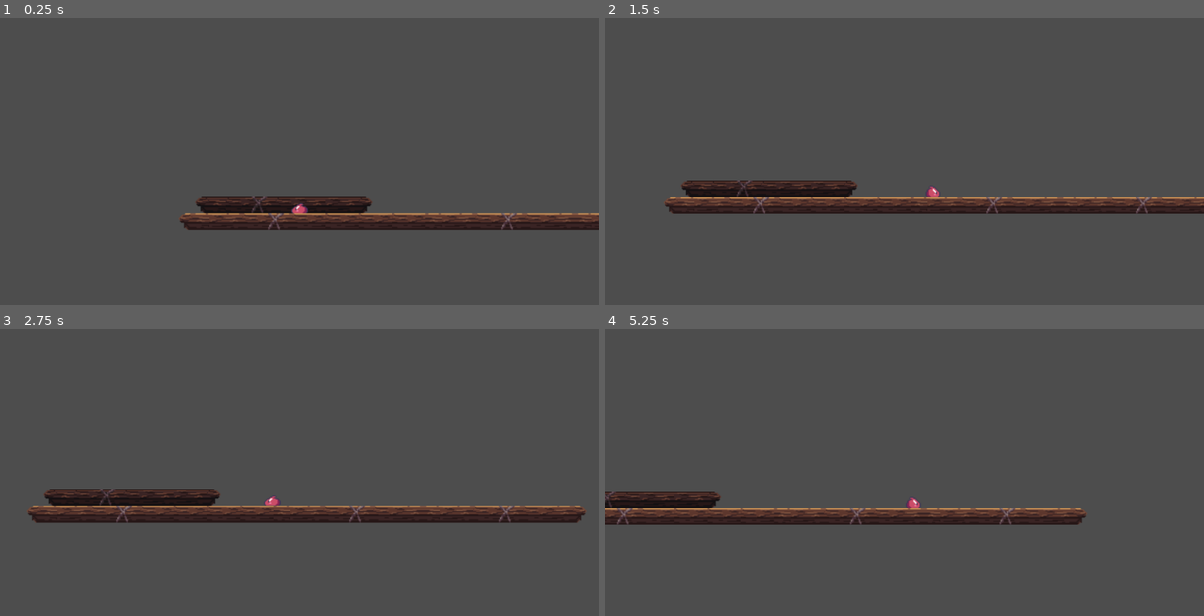
Above: before the commit, frames 1-4 (two rows, left to right).
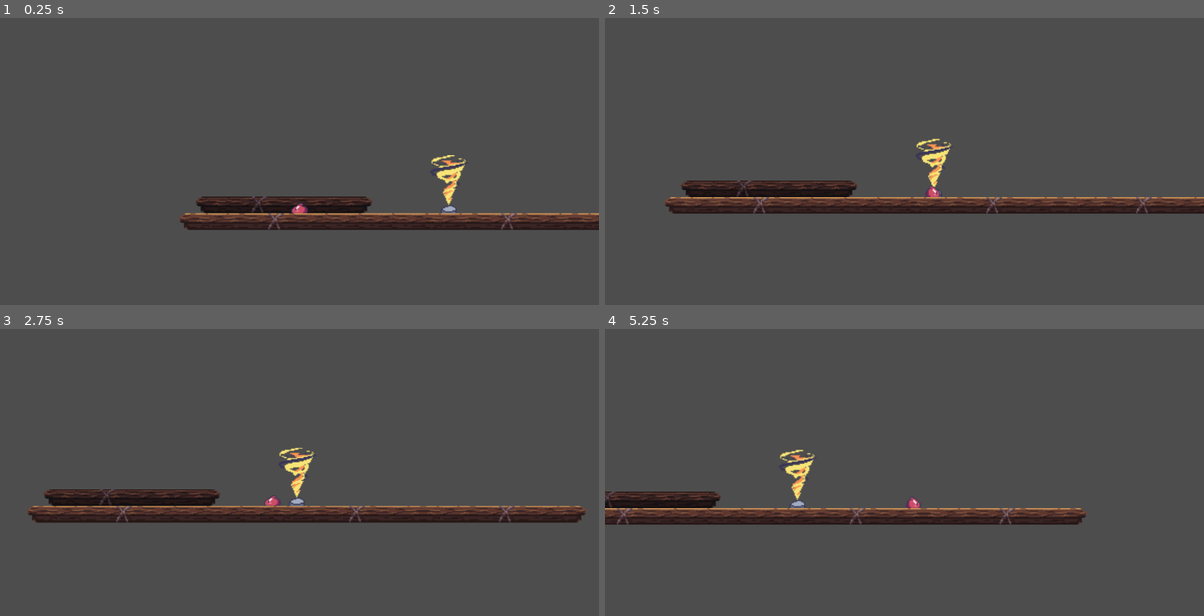
Above: after the commit, the same moments.

Repository: JosephBapt/proyecto-programacion-2
Game: Godot game, scene res://scenes/maps/map1/map1.tscn
Same seed, same stepped clock (60 frames per second), same inputs: the game is played once before the commit and once after it.
Inputs:
- Up to frame 1 (0.25 s): no input
- Up to frame 2 (1.5 s): tap Enter (ui_accept) at 0.5, 0.6, 1.35 s; hold Right (ui_right) from 0.53 s (still down); tap Up (move_jump) at 0.77 s
- Up to frame 3 (2.75 s): tap Up (move_jump) at 1.52 s; release Right (ui_right) at 2.03 s; hold Left (ui_left) from 2.03 s (still down); tap Enter (ui_accept) at 2.1 s
- Up to frame 4 (5.25 s): release Left (ui_left) at 2.78 s; hold Right (ui_right) 2.78-4.28 s; tap Enter (ui_accept) every 0.75 s from 2.85 to 5.1 s; tap Up (move_jump) at 3.02, 3.77, 4.52 s; hold Left (ui_left) 4.28-5.03 s; hold Right (ui_right) from 5.03 s (still down)

The runs differ from the first frame. In frame 1, 0.4% of the frame differs, in the area x 71-78%, y 47-69%; in frame 2, 0.4%; in frame 3, 0.4%; in frame 4, 0.5%, in the area x 29-36%, y 42-63%.

Commit message:
Añadido marca de victoria y su animacion

Diff:
--- a/project.godot
+++ b/project.godot
@@ -19,8 +19,7 @@
 
 folder_colors={
 "res://assets/": "green",
-"res://scenes/": "red",
-"res://scenes/tests/": "purple"
+"res://scenes/": "red"
 }
 
 [input]
--- a/scenes/characters/main/main_character.gd
+++ b/scenes/characters/main/main_character.gd
@@ -5,9 +5,14 @@
 
 @onready var sprite = $Sprite2D
 @onready var animation = $AnimationPlayer
+@onready var win_altar = $"../WinAltar"
+
+var end = 0
 
 func _physics_process(delta: float) -> void:
 	handle_movement(delta)
+	if end == 1:
+		queue_free()
 	move_and_slide()
 
 func handle_movement(delta: float) -> void:
--- a/scenes/characters/main/main_character_blue.tscn
+++ b/scenes/characters/main/main_character_blue.tscn
@@ -59,7 +59,6 @@
 size = Vector2(20, 10)
 
 [node name="main_character" type="CharacterBody2D"]
-position = Vector2(60, 22)
 script = ExtResource("1_m83o1")
 metadata/_edit_group_ = true
 
@@ -80,3 +79,9 @@
 [node name="Camera2D" type="Camera2D" parent="."]
 zoom = Vector2(2, 2)
 position_smoothing_enabled = true
+
+[node name="Area2D" type="Area2D" parent="."]
+
+[node name="CollisionShape2D2" type="CollisionShape2D" parent="Area2D"]
+position = Vector2(0, 3)
+shape = SubResource("RectangleShape2D_f2tcw")
--- a/scenes/characters/main/main_character_red.tscn
+++ b/scenes/characters/main/main_character_red.tscn
@@ -59,7 +59,6 @@
 size = Vector2(20, 10)
 
 [node name="main_character" type="CharacterBody2D"]
-position = Vector2(60, 22)
 script = ExtResource("1_m83o1")
 metadata/_edit_group_ = true
 
--- /dev/null
+++ b/scenes/elements/win_altar/win_altar.gd
@@ -0,0 +1,22 @@
+extends Node2D
+
+@onready var main_character_blue = $"../main_character"
+@onready var animation = $StaticBody2D/AnimationPlayer
+# Called when the node enters the scene tree for the first time.
+func _ready() -> void:
+	pass # Replace with function body.
+
+
+# Called every frame. 'delta' is the elapsed time since the previous frame.
+func _process(delta: float) -> void:
+	pass
+
+func _on_area_2d_body_entered(body: Node2D) -> void:
+	print("2")
+	if body.name == "main_character_blue" or body.name == "main_character_red" or body.name == "main_character":
+		main_character_blue.end = 1
+
+
+
+func _on_area_2d_area_entered(area: Area2D) -> void:
+	print("1")
--- /dev/null
+++ b/scenes/elements/win_altar/win_altar.tscn
@@ -0,0 +1,75 @@
+[gd_scene load_steps=8 format=3 uid="uid://c8qtn70opsl6v"]
+
+[ext_resource type="Texture2D" uid="uid://hq0sm2d8tiwe" path="res://assets/Rocky Roads/Enemies/tornado_sand.png" id="1_dq16a"]
+[ext_resource type="Script" path="res://scenes/elements/win_altar/win_altar.gd" id="1_ylpjw"]
+[ext_resource type="Texture2D" uid="uid://dmli7nhao5q64" path="res://assets/Rocky Roads/Deco/rock.png" id="2_iejd2"]
+
+[sub_resource type="RectangleShape2D" id="RectangleShape2D_kiiq7"]
+size = Vector2(36, 56)
+
+[sub_resource type="Animation" id="Animation_wg70u"]
+resource_name = "movement"
+length = 1.5
+loop_mode = 1
+tracks/0/type = "value"
+tracks/0/imported = false
+tracks/0/enabled = true
+tracks/0/path = NodePath("../Area2D/Sprite2D:frame")
+tracks/0/interp = 1
+tracks/0/loop_wrap = true
+tracks/0/keys = {
+"times": PackedFloat32Array(0, 0.1666, 0.3333, 0.5, 0.6666, 0.8334, 1, 1.1666),
+"transitions": PackedFloat32Array(1, 1, 1, 1, 1, 1, 1, 1),
+"update": 1,
+"values": [0, 1, 2, 3, 4, 5, 6, 7]
+}
+
+[sub_resource type="Animation" id="Animation_p554g"]
+length = 0.001
+tracks/0/type = "value"
+tracks/0/imported = false
+tracks/0/enabled = true
+tracks/0/path = NodePath("../Area2D/Sprite2D:frame")
+tracks/0/interp = 1
+tracks/0/loop_wrap = true
+tracks/0/keys = {
+"times": PackedFloat32Array(0),
+"transitions": PackedFloat32Array(1),
+"update": 1,
+"values": [0]
+}
+
+[sub_resource type="AnimationLibrary" id="AnimationLibrary_uhc1y"]
+_data = {
+"RESET": SubResource("Animation_p554g"),
+"movement": SubResource("Animation_wg70u")
+}
+
+[node name="WinAltar" type="Node2D"]
+script = ExtResource("1_ylpjw")
+
+[node name="Area2D" type="Area2D" parent="."]
+
+[node name="CollisionShape2D" type="CollisionShape2D" parent="Area2D"]
+position = Vector2(0, 4)
+shape = SubResource("RectangleShape2D_kiiq7")
+disabled = true
+
+[node name="Sprite2D" type="Sprite2D" parent="Area2D"]
+texture = ExtResource("1_dq16a")
+hframes = 8
+
+[node name="Sprite2D2" type="Sprite2D" parent="Area2D"]
+position = Vector2(0, 24)
+texture = ExtResource("2_iejd2")
+
+[node name="AnimationPlayer" type="AnimationPlayer" parent="Area2D"]
+root_node = NodePath("")
+libraries = {
+"": SubResource("AnimationLibrary_uhc1y")
+}
+autoplay = "movement"
+speed_scale = 3.0
+
+[connection signal="area_entered" from="Area2D" to="." method="_on_area_2d_area_entered"]
+[connection signal="body_entered" from="Area2D" to="." method="_on_area_2d_body_entered"]
--- a/scenes/maps/map1/map1.tscn
+++ b/scenes/maps/map1/map1.tscn
@@ -1,7 +1,8 @@
-[gd_scene load_steps=5 format=4 uid="uid://itj6yh6oygph"]
+[gd_scene load_steps=6 format=4 uid="uid://itj6yh6oygph"]
 
 [ext_resource type="Texture2D" uid="uid://du81dkbpujs6j" path="res://assets/pixelfantasy_caves/mainlev_build.png" id="1_f3o2e"]
 [ext_resource type="PackedScene" uid="uid://dheiegrc0eh0i" path="res://scenes/characters/main/main_character_red.tscn" id="2_p1ie0"]
+[ext_resource type="PackedScene" uid="uid://c8qtn70opsl6v" path="res://scenes/elements/win_altar/win_altar.tscn" id="3_p2qsd"]
 
 [sub_resource type="TileSetAtlasSource" id="TileSetAtlasSource_2ar0v"]
 texture = ExtResource("1_f3o2e")
@@ -940,5 +941,8 @@
 tile_map_data = PackedByteArray("AAACAAAAAAAxAAEAAAAEAAAAAAAzAAEAAAAFAAAAAAA0AAEAAAAGAAAAAAA1AAEAAAAHAAAAAAA2AAEAAAAIAA …(464 unchanged characters)…
 tile_set = SubResource("TileSet_e4moa")
 
+[node name="WinAltar" parent="." instance=ExtResource("3_p2qsd")]
+position = Vector2(262, -32)
+
 [node name="main_character" parent="." instance=ExtResource("2_p1ie0")]
 position = Vector2(119, -36)
--- a/scenes/tests/character/personaje.gd
+++ /dev/null
@@ -1,32 +0,0 @@
-extends CharacterBody2D
-
-
-const SPEED:int = 300.0
-const JUMP_VELOCITY:int = -400.0
-
-
-#var gravity = get_gravity()
-var gravity:Vector2 = Vector2(0,0)
-
-func _physics_process(delta: float) -> void:
-	# Add the gravity.
-	if not is_on_floor():
-		velocity += gravity * delta
-
-	# Handle jump.
-	if Input.is_action_just_pressed("ui_accept") and is_on_floor():
-		velocity.y = JUMP_VELOCITY
-
-	# Get the input direction and handle the movement/deceleration.
-	# As good practice, you should replace UI actions with custom gameplay actions.
-	var dirX := Input.get_axis("ui_left", "ui_right")
-	var dirY := Input.get_axis("ui_up", "ui_down")
-	if dirX or dirY:
-		velocity.y = dirY * SPEED
-		velocity.x = dirX * SPEED
-		velocity.normalized()
-	else:
-		velocity.x = move_toward(velocity.x, 0, SPEED)
-		velocity.y = move_toward(velocity.y, 0, SPEED)
-
-	move_and_slide()
--- a/scenes/tests/character/personaje.tscn
+++ /dev/null
@@ -1,18 +0,0 @@
-[gd_scene load_steps=4 format=3 uid="uid://cgi3q4k50g2ry"]
-
-[ext_resource type="Script" path="res://scenes/tests/character/personaje.gd" id="1_06imj"]
-[ext_resource type="Texture2D" uid="uid://dpw81urkr8735" path="res://icon.svg" id="1_uc2cw"]
-
-[sub_resource type="RectangleShape2D" id="RectangleShape2D_iknjq"]
-size = Vector2(129, 126)
-
-[node name="CharacterBody2D" type="CharacterBody2D"]
-script = ExtResource("1_06imj")
-metadata/_edit_group_ = true
-
-[node name="Icon" type="Sprite2D" parent="."]
-texture = ExtResource("1_uc2cw")
-
-[node name="CollisionShape2D" type="CollisionShape2D" parent="."]
-position = Vector2(-0.5, -1)
-shape = SubResource("RectangleShape2D_iknjq")
--- a/scenes/tests/character/plataforma.tscn
+++ /dev/null
@@ -1,21 +0,0 @@
-[gd_scene load_steps=4 format=3 uid="uid://cffpc31j3tffm"]
-
-[ext_resource type="PackedScene" uid="uid://cgi3q4k50g2ry" path="res://scenes/tests/character/personaje.tscn" id="1_40as6"]
-
-[sub_resource type="CanvasItemMaterial" id="CanvasItemMaterial_1762e"]
-
-[sub_resource type="RectangleShape2D" id="RectangleShape2D_e87wm"]
-size = Vector2(667, 75)
-
-[node name="Node2D" type="Node2D"]
-
-[node name="CharacterBody2D" parent="." instance=ExtResource("1_40as6")]
-position = Vector2(141, -18)
-
-[node name="RigidBody2D" type="RigidBody2D" parent="."]
-gravity_scale = 0.0
-
-[node name="CollisionShape2D" type="CollisionShape2D" parent="RigidBody2D"]
-material = SubResource("CanvasItemMaterial_1762e")
-position = Vector2(387, 167)
-shape = SubResource("RectangleShape2D_e87wm")
--- a/scenes/tests/hola_mundo/hola_mundo.gd
+++ /dev/null
@@ -1,9 +0,0 @@
-extends Label
-
-# Called when the node enters the scene tree for the first time.
-func _ready() -> void:
-	text = "hola mundo"
-
-# Called every frame. 'delta' is the elapsed time since the previous frame.
-func _process(delta: float) -> void:
-	pass
--- a/scenes/tests/hola_mundo/hola_mundo.tscn
+++ /dev/null
@@ -1,14 +0,0 @@
-[gd_scene load_steps=3 format=3 uid="uid://s1rhhb7ugbyo"]
-
-[ext_resource type="Script" path="res://scenes/tests/hola_mundo/hola_mundo.gd" id="1_tpxd8"]
-
-[sub_resource type="LabelSettings" id="LabelSettings_xkv60"]
-font_size = 80
-
-[node name="hola_mundo" type="Label"]
-offset_left = 266.0
-offset_top = 164.0
-offset_right = 516.0
-offset_bottom = 241.0
-label_settings = SubResource("LabelSettings_xkv60")
-script = ExtResource("1_tpxd8")
Not shown, changed: assets/Rocky Roads/Deco/rock.png.import
Not shown, changed: assets/Rocky Roads/Enemies/quicksand_8frames.png.import
